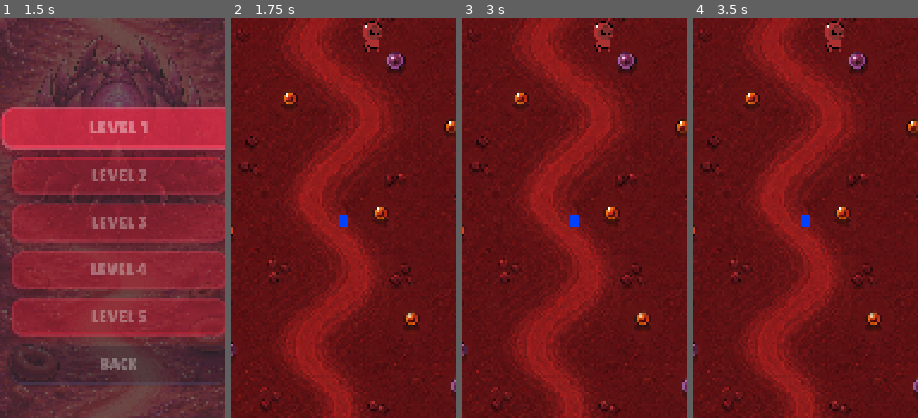
Above: before the commit, frames 1-4 (left to right).
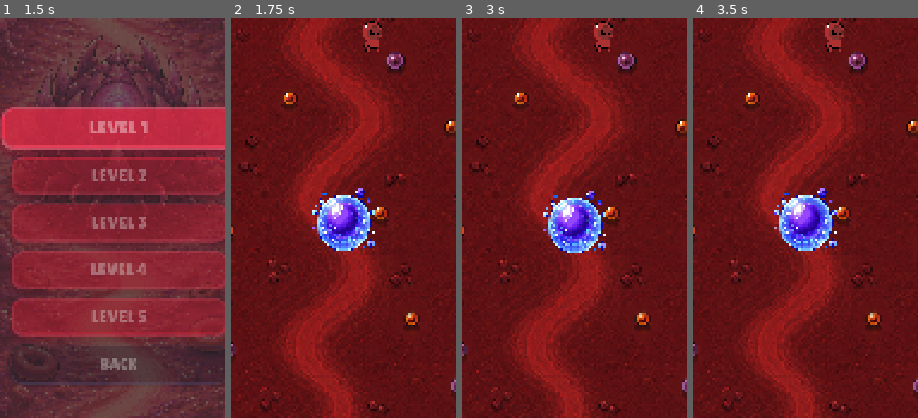
Above: after the commit, the same moments.

Repository: viPipar/veinguard
Game: Godot game, scene res://core/ui/MainMenu.tscn
The game is run twice, just before and just after one commit, with the same random seed, the same clock (stepped at 60 frames per second) and the same inputs.
Inputs:
- Up to frame 1 (1.5 s): click "START DEFENSE" at 0.5 s; click "LEVEL 1" at 1.25 s
- Up to frame 2 (1.75 s): no input
- Up to frame 3 (3 s): click "⚙" at 2 s; click "BACK" at 2.75 s
- Up to frame 4 (3.5 s): no input
The pictures show only the part of the screen within x 25-75%, y 28-78%; the shares and areas given below are measured in that part.

Frame 1 is identical in both runs. In frame 2, 3.0% of the frame differs, in the area x 36-64%, y 42-59%; in frame 3, 2.9%; in frame 4, 3.0%.

Commit message:
add hero base

Diff:
--- a/veinguard/core/lane/Lane.tscn
+++ b/veinguard/core/lane/Lane.tscn
@@ -2,7 +2,7 @@
 
 [ext_resource type="Script" uid="uid://csswcok05plac" path="res://core/lane/PlayerBase.gd" id="1_b4d85"]
 [ext_resource type="Script" uid="uid://8pjxqrfnemi2" path="res://core/lane/Lane.gd" id="1_j8vas"]
-[ext_resource type="Texture2D" uid="uid://usdlxwtl3go4" path="res://placeholder/Rectangle 2.png" id="2_1t5db"]
+[ext_resource type="Texture2D" uid="uid://4p3tho7fi8sx" path="res://assets/ui/Map/HeroBase.png" id="2_1t5db"]
 [ext_resource type="Script" uid="uid://dwjdpphfdhktx" path="res://core/lane/EnemyBase.gd" id="2_4q2cr"]
 [ext_resource type="PackedScene" uid="uid://s5r3qqln8w3p" path="res://units/enemies/bacteria/streptococcus_pneumoniae/Bacteria.tscn" id="3_1t5db"]
 [ext_resource type="Script" uid="uid://blq3ovx38etgo" path="res://core/lane/OxygenSpawner.gd" id="4_ldus6"]
@@ -44,7 +44,7 @@
 script = ExtResource("1_b4d85")
 
 [node name="Sprite2D" type="Sprite2D" parent="PlayerBase"]
-scale = Vector2(0.05, 0.05)
+scale = Vector2(0.22, 0.22)
 texture = ExtResource("2_1t5db")
 
 [node name="CollisionShape2D" type="CollisionShape2D" parent="PlayerBase"]
--- a/veinguard/core/lane/PlayerBase.gd
+++ b/veinguard/core/lane/PlayerBase.gd
@@ -4,8 +4,20 @@
 class_name PlayerBase
 extends Area2D
 
+@onready var sprite : Sprite2D = $Sprite2D
+
+var _float_time : float = 0.0
+
 func _ready() -> void:
 	body_entered.connect(_on_body_entered)
+
+
+func _process(delta: float) -> void:
+	if sprite:
+		_float_time += delta
+		# Efek mengambang (floating) menggunakan gelombang sinus (sin wave)
+		# Naik-turun sejauh 8 pixel dengan kecepatan halus
+		sprite.position.y = sin(_float_time * 2.5) * 8.0
 
 
 func _on_body_entered(body: Node2D) -> void:
--- a/veinguard/units/player/eosinofil/eosinofil_stats.tres
+++ b/veinguard/units/player/eosinofil/eosinofil_stats.tres
@@ -8,6 +8,7 @@
 dot_damage = 5.0
 dot_duration = 3.0
 unit_name = "Unknown Unit"
+description = ""
 max_hp = 100.0
 move_speed = 80.0
 damage = 10.0
--- a/veinguard/units/player/killer_t/killert_stats.tres
+++ b/veinguard/units/player/killer_t/killert_stats.tres
@@ -5,6 +5,7 @@
 [resource]
 script = ExtResource("1_xwsf3")
 unit_name = "Killer T"
+description = ""
 max_hp = 100.0
 move_speed = 80.0
 damage = 10.0
--- a/veinguard/units/player/natural_killer/nkiller_stats.tres
+++ b/veinguard/units/player/natural_killer/nkiller_stats.tres
@@ -5,6 +5,7 @@
 [resource]
 script = ExtResource("1_0erf0")
 unit_name = "Natural Killer"
+description = ""
 max_hp = 80.0
 move_speed = 90.0
 damage = 25.0
Not shown, changed: veinguard/assets/ui/Character/Clostridium.png.import
Not shown, changed: veinguard/assets/ui/Character/Eusinofil_Idle.png.import
Not shown, changed: veinguard/assets/ui/Character/Eusinofil_attack.png.import
Not shown, changed: veinguard/assets/ui/Character/Eusinofil_walk.png.import
Not shown, changed: veinguard/assets/ui/Character/Group 5.png.import
Not shown, changed: veinguard/assets/ui/Character/Makrofag_Idle.png.import
Not shown, changed: veinguard/assets/ui/Character/Makrofag_Walk.png.import
Not shown, changed: veinguard/assets/ui/Character/NTKiller_idle.png.import
Not shown, changed: veinguard/assets/ui/Character/NTkiller_walk.png.import
Not shown, changed: veinguard/assets/ui/Character/Ntkiller_attack.png.import
Not shown, changed: veinguard/assets/ui/Character/ProjectileB.png.import
Not shown, changed: veinguard/assets/ui/Character/Staphylococcus.png.import
(and 30 more such lines)
